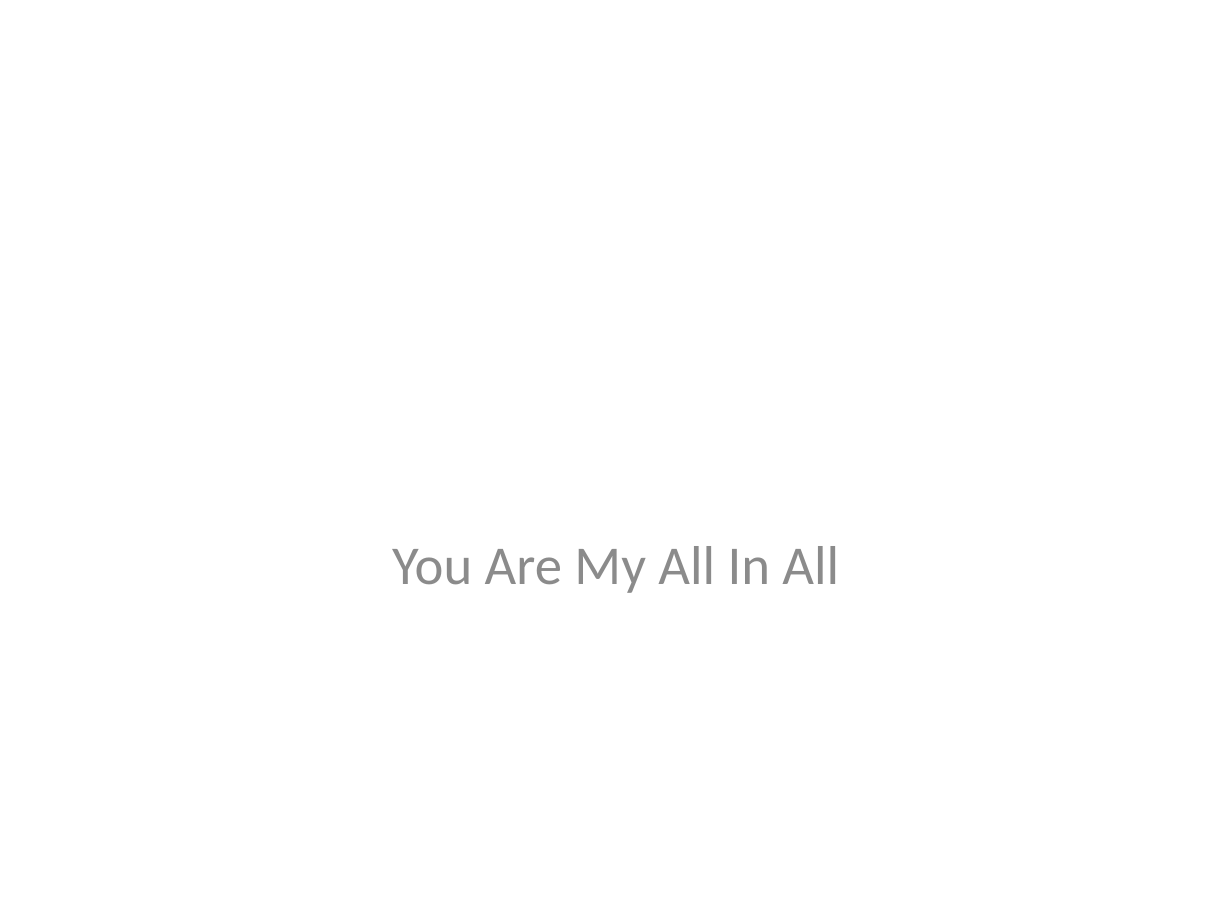
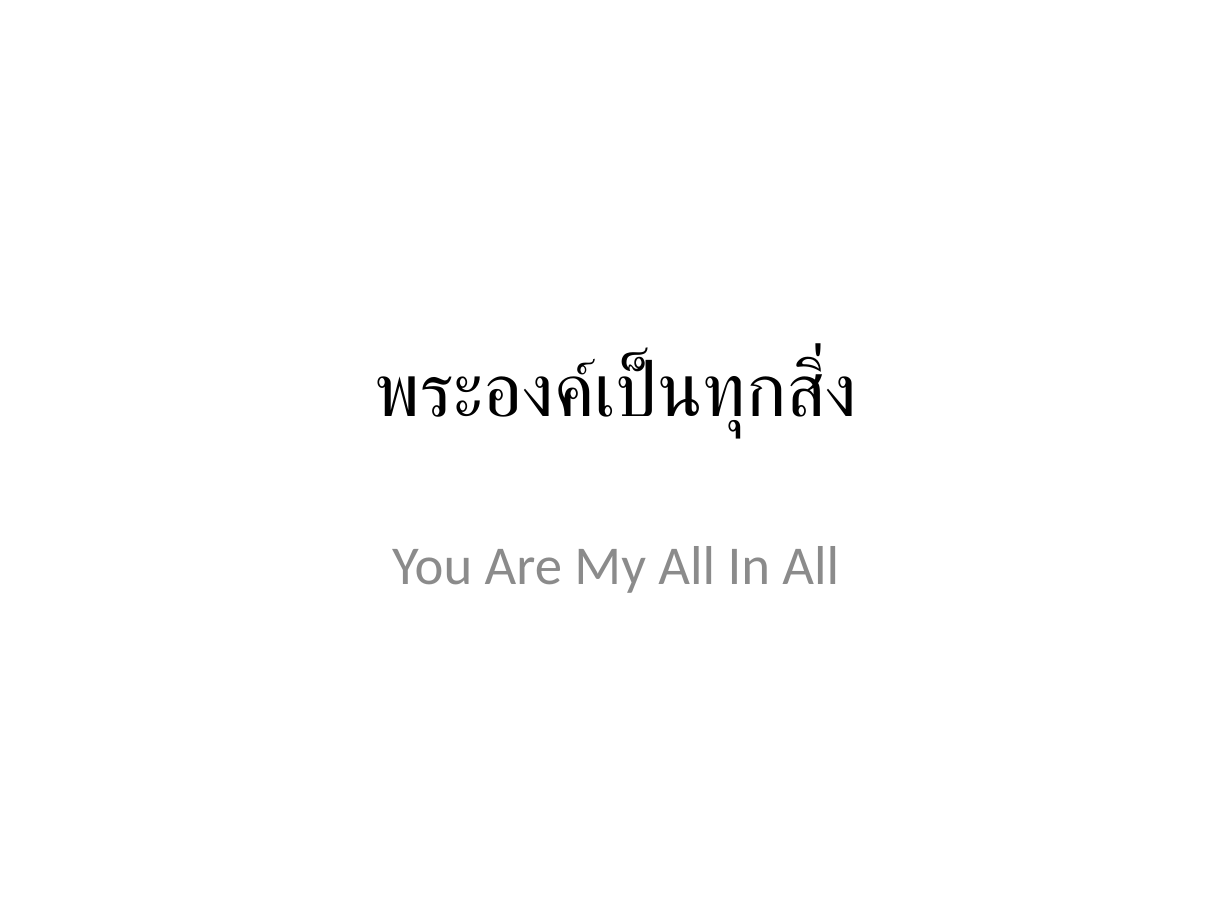
Before and after one commit to mightmay/songpptcreator, a slide deck: slide 1 of finishedppt/WorshipSongs.pptx (slide 25 before the commit). Drawn at 1232x924 pixels with LibreOffice and Linux fonts; fonts in the diff are those of the drawing. Boxes give left, top, right and bottom in pixels: in the first picture for what was removed or moved away, otherwise in the second. Text is boxed around its words. In the diff, an @@ line names an element or a change of style, - is before the commit and + after.

```diff
--- a/finishedppt/WorshipSongs.pptx
+++ b/finishedppt/WorshipSongs.pptx
@@ title added at [375,357,858,435], 44 pt, text #000000 @@
+พระองค์เป็นทุกสิ่ง
```
Also in this commit, not shown: 5 other slides changed, 24 slides removed, 2 other files.
